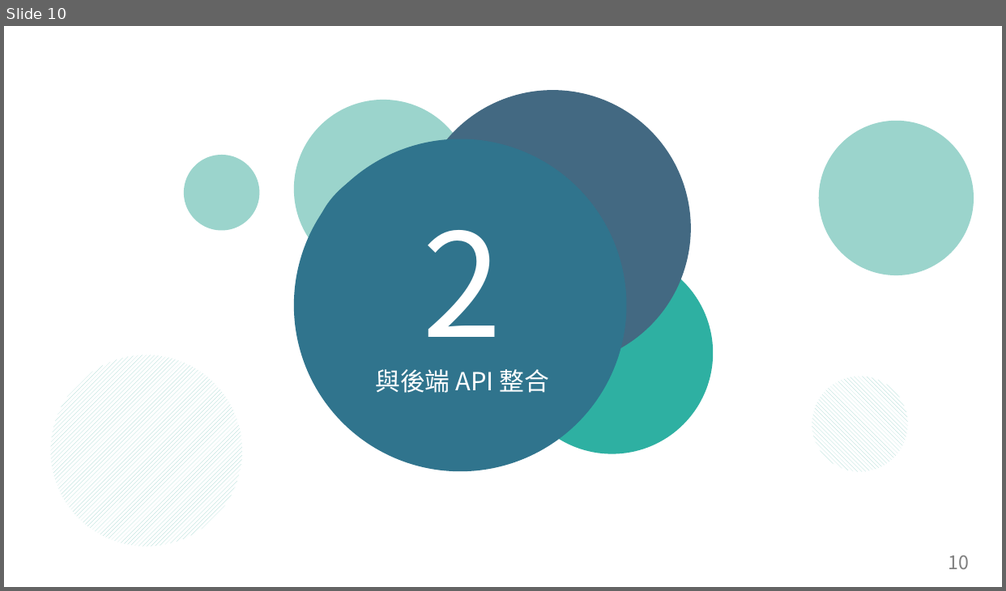
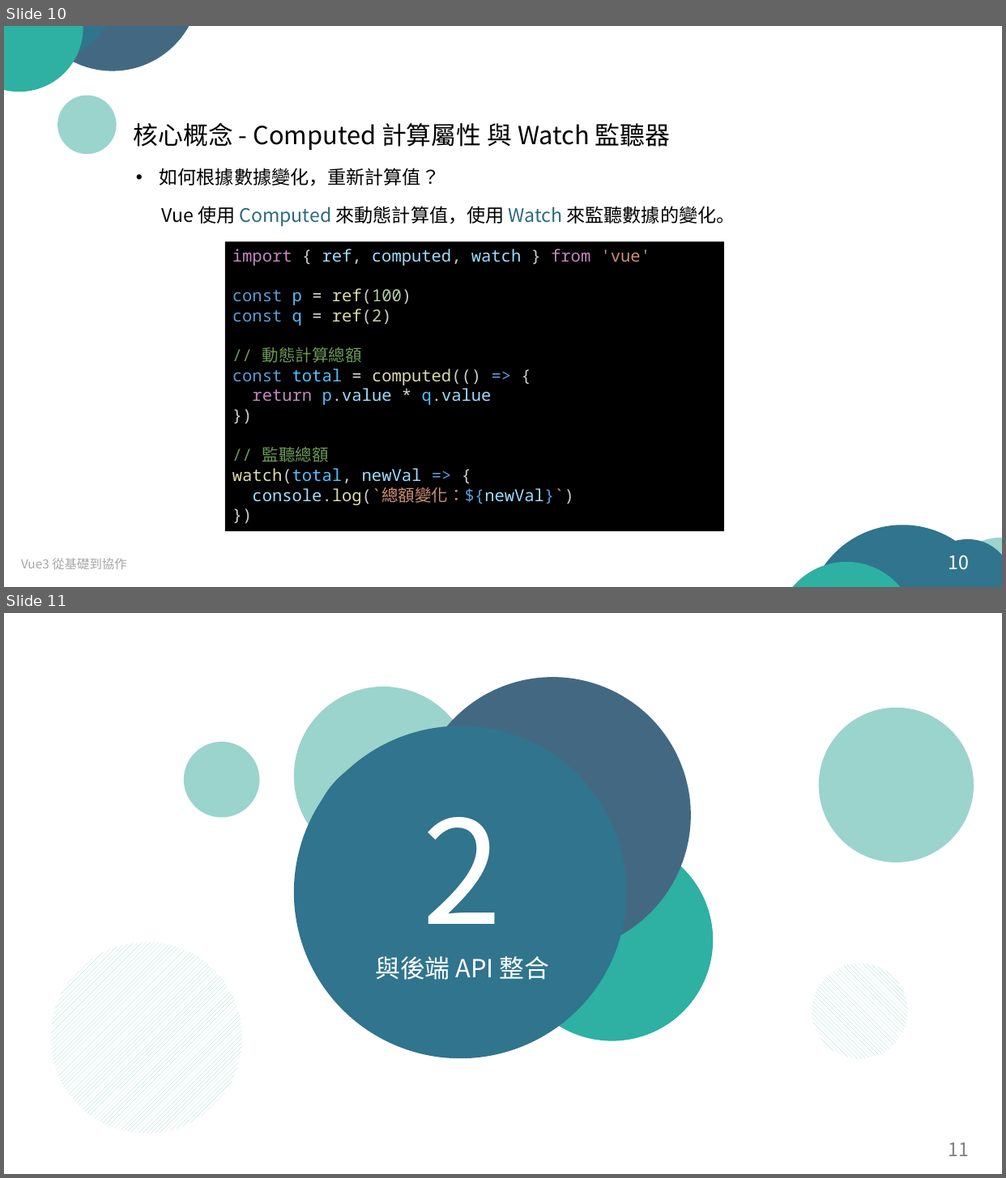
Before and after one commit to arx827/myDrive, a slide deck: Vue.js 從基礎到協作.pptx. Shown one above the other, each under a label of ours: slide 10 before the commit, slides 10 and 11 after it. The pictures are 1006x591 and 1006x1178 pixels, drawn with LibreOffice and Linux fonts; fonts in the diff are those of the drawing. Boxes give left, top, right and bottom in pixels: in the first picture for what was removed or moved away, otherwise in the second. Text is boxed around its words. In the diff, an @@ line names an element or a change of style, - is before the commit and + after.

Commit message:
[feature] 『Vue 從基礎到協作』

```diff
--- a/Vue.js 從基礎到協作.pptx
+++ b/Vue.js 從基礎到協作.pptx
@@ slide 10 added at bbox=[4, 26, 1002, 587], background #FFFFFF @@
@@ group added at bbox=[4, 26, 236, 167]: 5 ellipses @@
@@ text added at bbox=[134, 123, 670, 150], 24 pt, text #000000 @@
+核心概念 - Computed 計算屬性 與 Watch 監聽器
@@ text added at bbox=[160, 168, 440, 186], 18 pt, text #000000 @@
+• 如何根據數據變化，重新計算值？
@@ text added at bbox=[162, 206, 735, 226], 18 pt, text #000000 @@
+Vue 使用 Computed 來動態計算值，使用 Watch 來監聽數據的變化。
@@ rectangle added at bbox=[225, 241, 724, 531], fill #000000, 16 pt, text #9CDCFE @@
+import { ref, computed, watch } from 'vue'
+const p = ref(100)
+const q = ref(2)
+// 動態計算總額
+const total = computed(() => {
+return p.value * q.value
+})
+// 監聽總額
+watch(total, newVal => {
+console.log(`總額變化：${newVal}`)
+})
@@ text added at bbox=[21, 558, 126, 570], 12 pt, text #A6A6A6 @@
+Vue3 從基礎到協作
@@ group added at bbox=[756, 498, 1002, 587]: 5 ellipses @@
@@ page number added at bbox=[948, 555, 970, 570], 18 pt, text #FFFFFF @@
+10
@@ what was slide 10 is now slide 11 @@
@@ page number at bbox=[948, 1143, 970, 1157]: text changed @@
-10
+11
```
Also in this commit, not shown: 11 slides changed, 1 other slide added, 1 slide removed, 1 other file.
